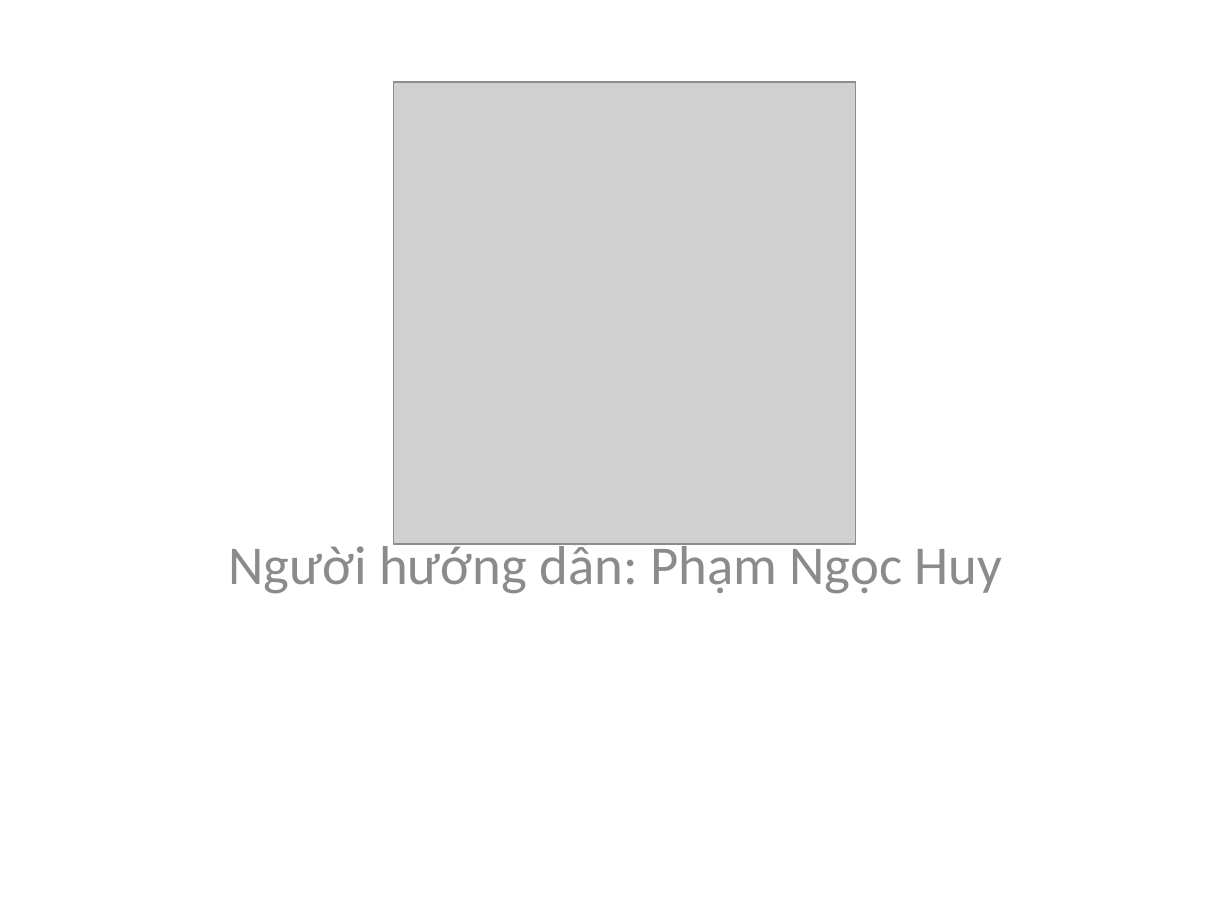
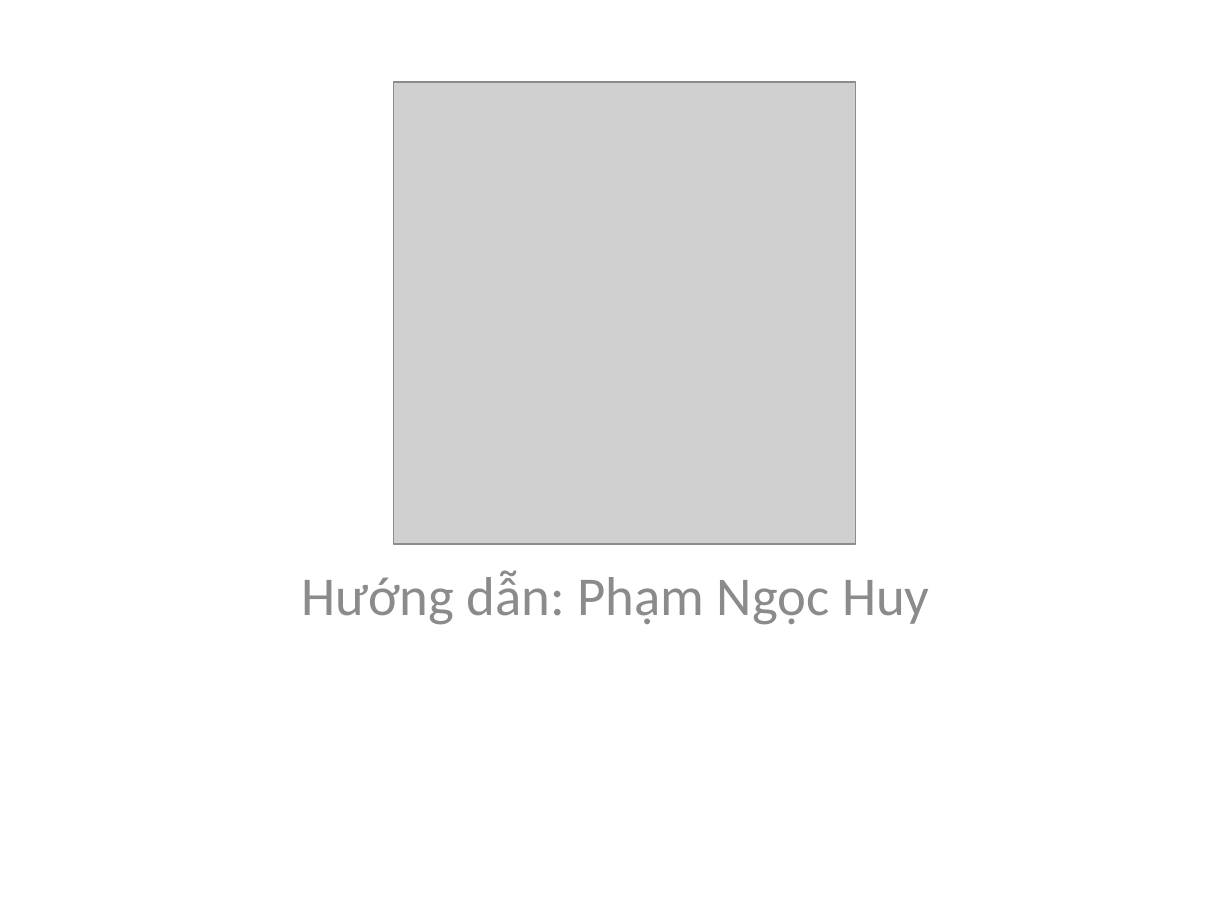
Before and after one commit to phithanh97cs/T3H, a slide deck: slide 1 of 1. Front-end/5. jQuery vs JS/jQuery.pptx. Drawn at 1232x924 pixels with LibreOffice and Linux fonts; fonts in the diff are those of the drawing; grey boxes stand for pictures. Boxes give left, top, right and bottom in pixels: in the first picture for what was removed or moved away, otherwise in the second. Text is boxed around its words. In the diff, an @@ line names an element or a change of style, - is before the commit and + after.

```diff
--- a/1. Front-end/5. jQuery vs JS/jQuery.pptx
+++ b/1. Front-end/5. jQuery vs JS/jQuery.pptx
@@ subtitle at [301,570,930,625]: text changed @@
-Người hướng dẫn: Phạm Ngọc Huy
+Hướng dẫn: Phạm Ngọc Huy
```
Also in this commit, not shown: 2 other slides changed.
